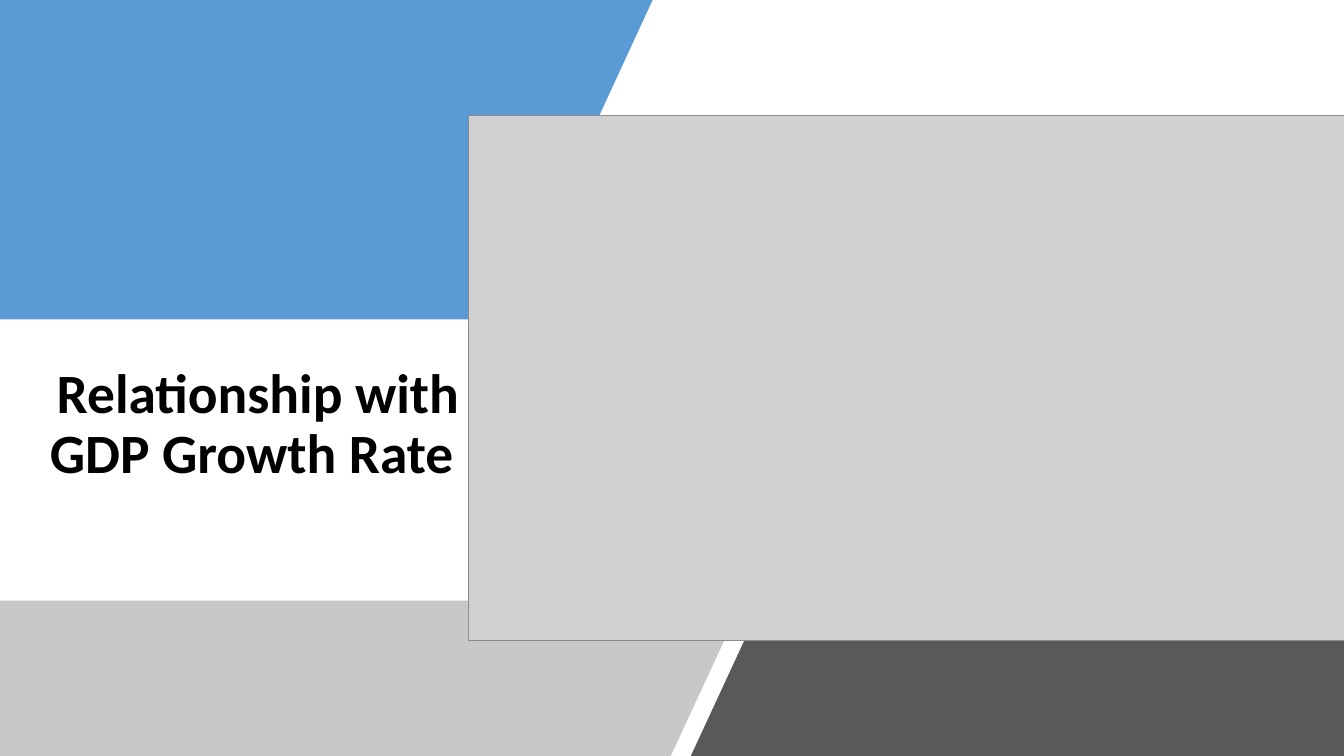
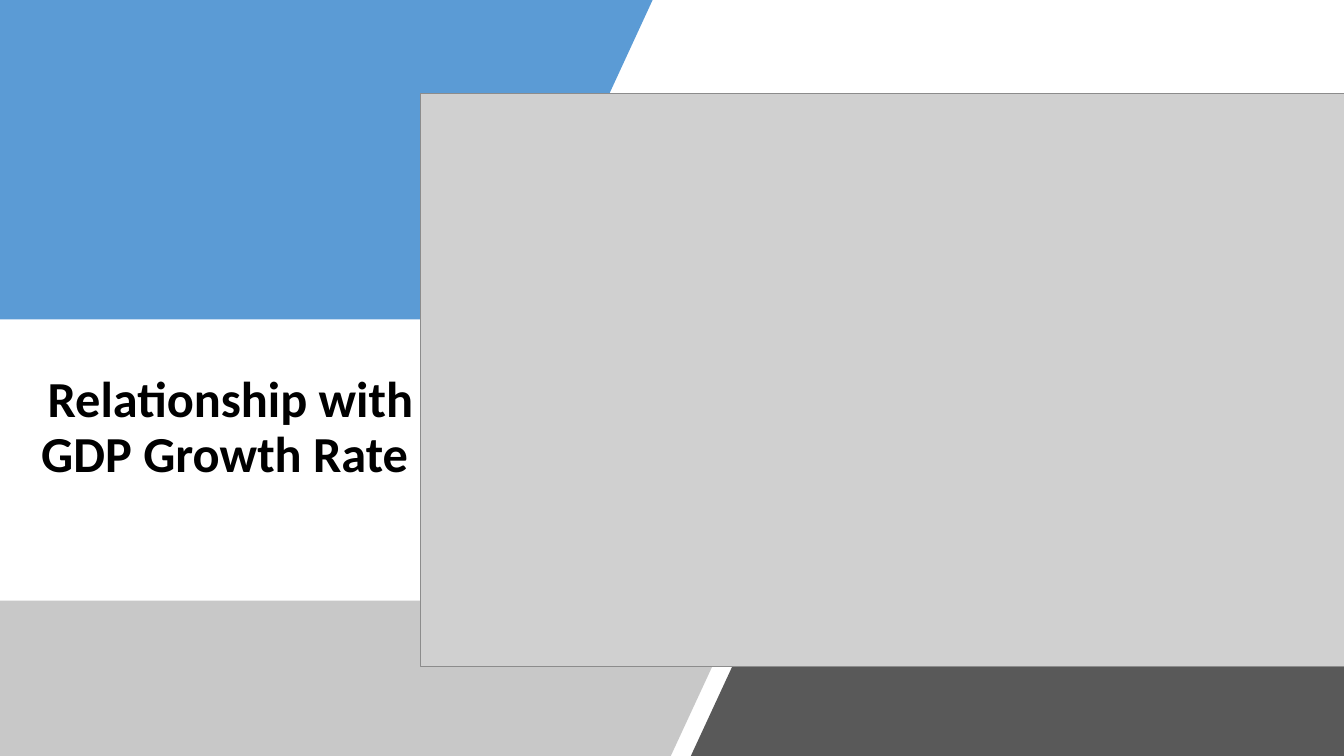
Before and after one commit to neha-nayeem/Project-01, a slide deck: slide 17 of Presentation - Project 01.pptx. Drawn at 1344x756 pixels with LibreOffice and Linux fonts; fonts in the diff are those of the drawing; grey boxes stand for pictures. Boxes give left, top, right and bottom in pixels: in the first picture for what was removed or moved away, otherwise in the second. Text is boxed around its words. In the diff, an @@ line names an element or a change of style, - is before the commit and + after.

Commit message:
Updated PPT file
Pic size / alignment changed

```diff
--- a/Presentation - Project 01.pptx
+++ b/Presentation - Project 01.pptx
@@ picture: place and size @@
-picture at (469,116,1344,641)
+picture at (420,94,1344,667)
@@ title "Relationship with GDP Growth Rate": place and size @@
-title "Relationship with GDP Growth Rate" at (50,374,459,474)
+title "Relationship with GDP Growth Rate" at (41,381,413,473)
@@ title "Relationship with GDP Growth Rate" at (41,381,413,473): size 39.6 to 36 pt @@
```
Also in this commit, not shown: 8 other slides changed, 1 slide added, 1 slide removed.
